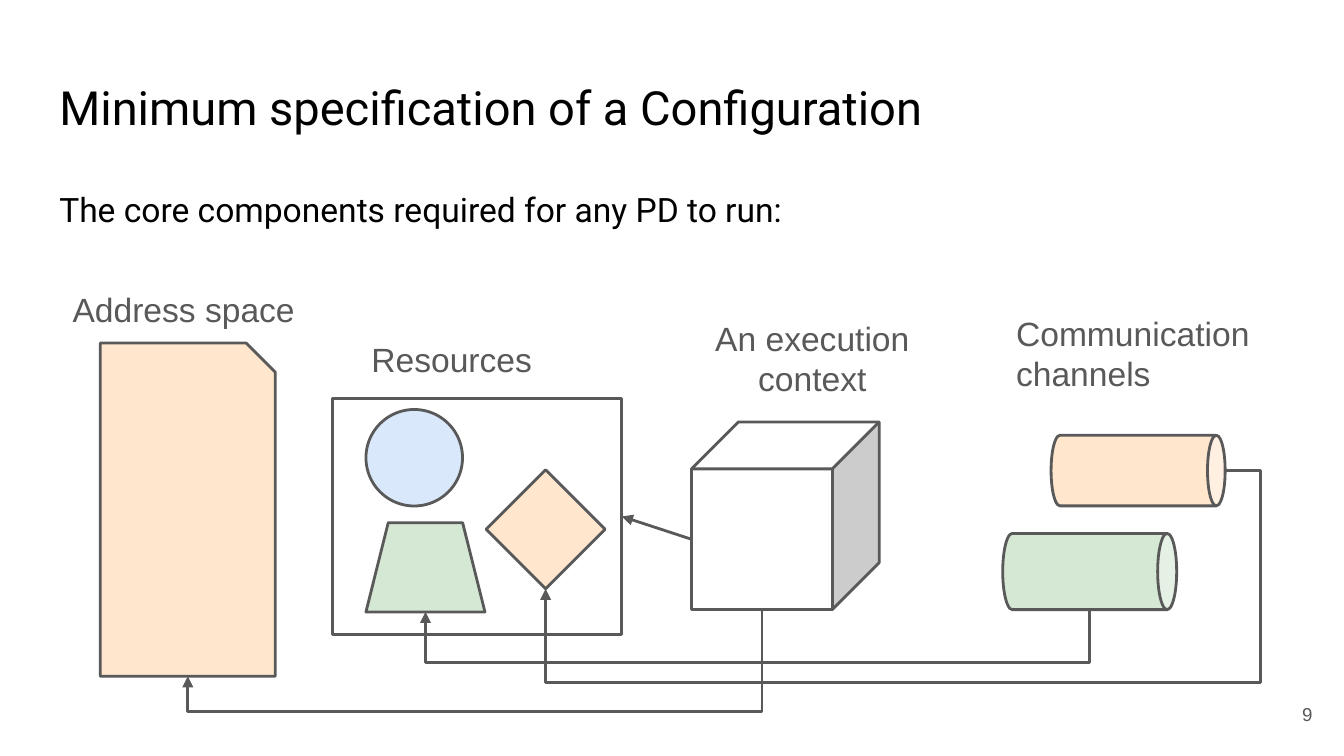
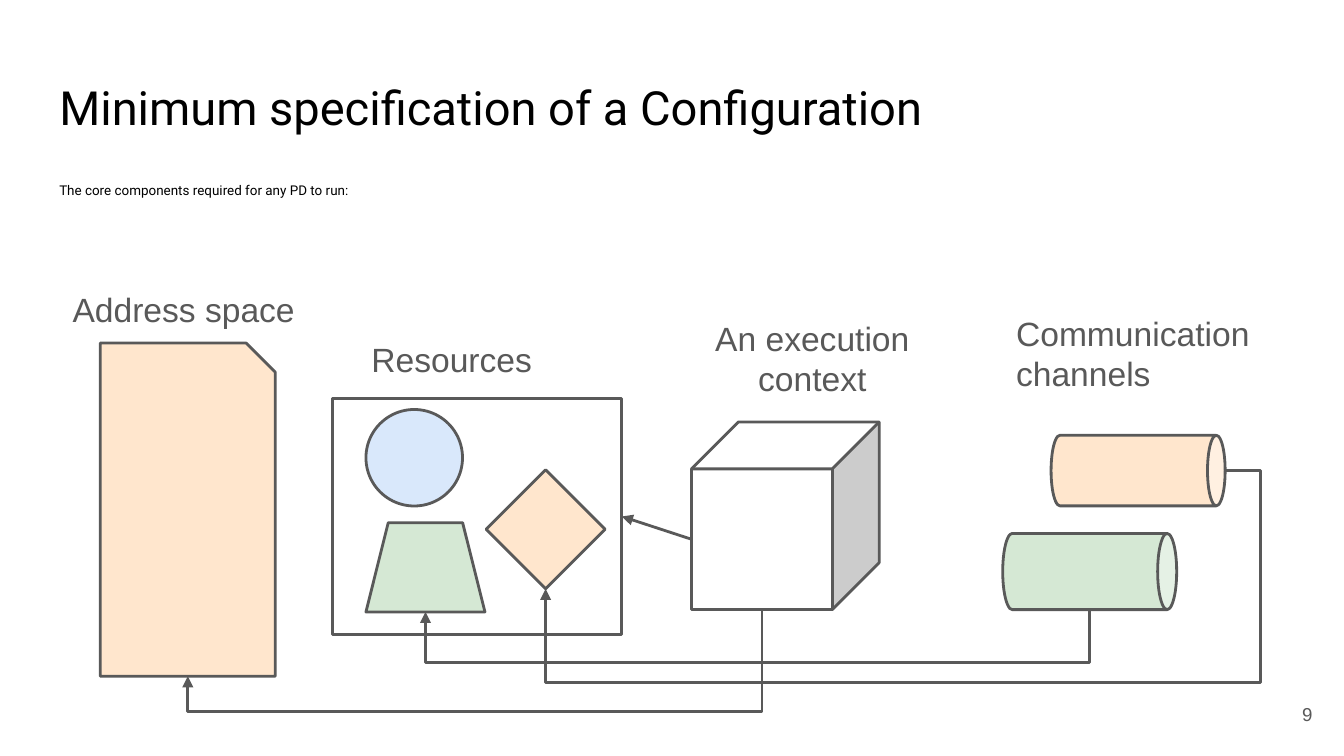
Before and after one commit to sid-agrawal/OSmosis, a slide deck: slide 9 of assets/cellulos_short_presentation.pptx. Drawn at 1344x756 pixels with LibreOffice and Linux fonts; fonts in the diff are those of the drawing. Boxes give left, top, right and bottom in pixels: in the first picture for what was removed or moved away, otherwise in the second. Text is boxed around its words. In the diff, an @@ line names an element or a change of style, - is before the commit and + after.

```diff
--- a/assets/cellulos_short_presentation.pptx
+++ b/assets/cellulos_short_presentation.pptx
@@ text "The core components required for ..." at (59,184,349,198): size 18 to 7.2 pt; line spacing 1.15 to 0.95 @@
```
Also in this commit, not shown: 4 other slides changed, 1 slide added.
